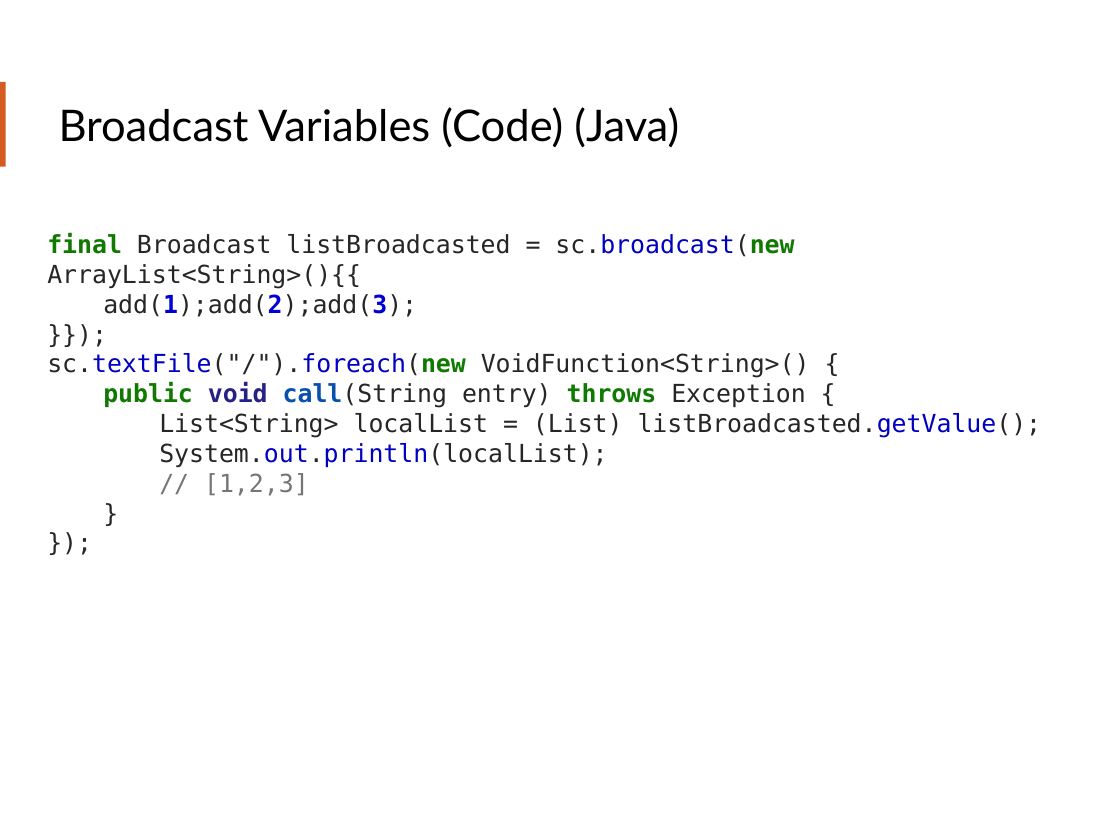
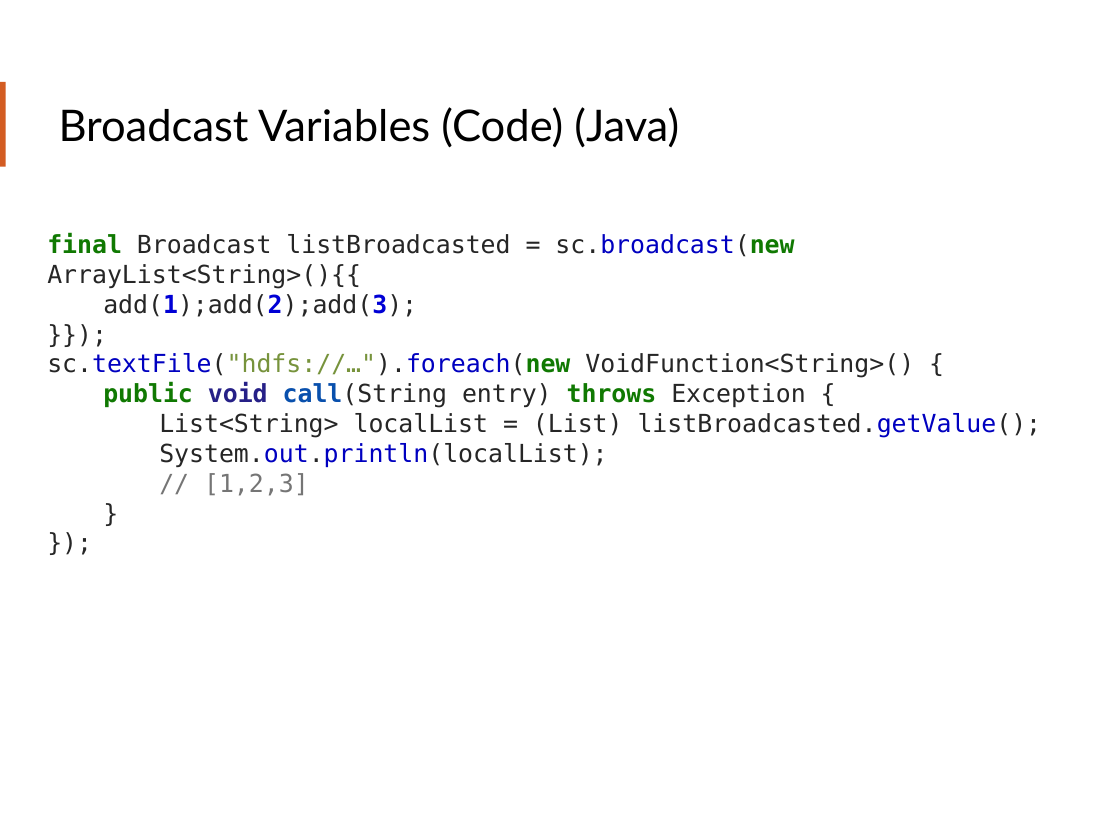
Before and after one commit to teamclairvoyant/intro-to-spark, a slide deck: slide 73 of Intro to Apache Spark Slides.pptx. Drawn at 1120x840 pixels with LibreOffice and Linux fonts; fonts in the diff are those of the drawing. Boxes give left, top, right and bottom in pixels: in the first picture for what was removed or moved away, otherwise in the second. Text is boxed around its words. In the diff, an @@ line names an element or a change of style, - is before the commit and + after.

```diff
--- a/Intro to Apache Spark Slides.pptx
+++ b/Intro to Apache Spark Slides.pptx
@@ text at <box>47,353,914,378</box>: text changed @@
-sc.textFile("/").foreach(new VoidFunction<String>() {
+sc.textFile("hdfs://…").foreach(new VoidFunction<String>() {
```
Also in this commit, not shown: 37 other slides changed, 1 slide added, 4 other files.
